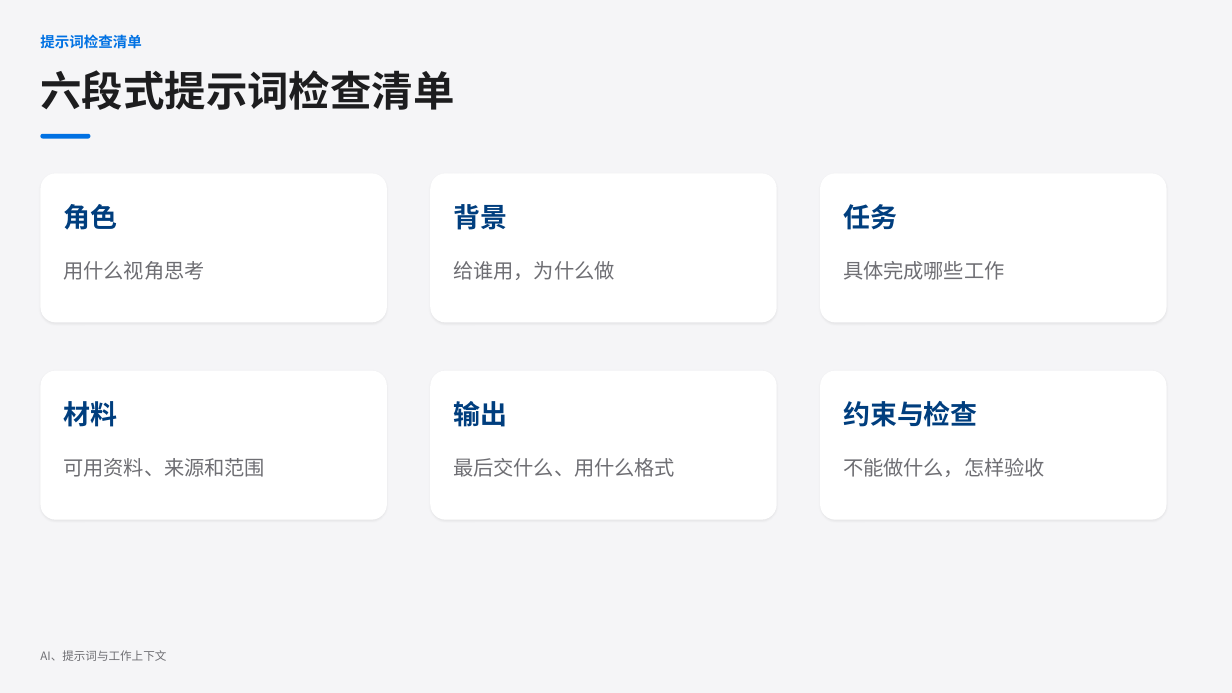
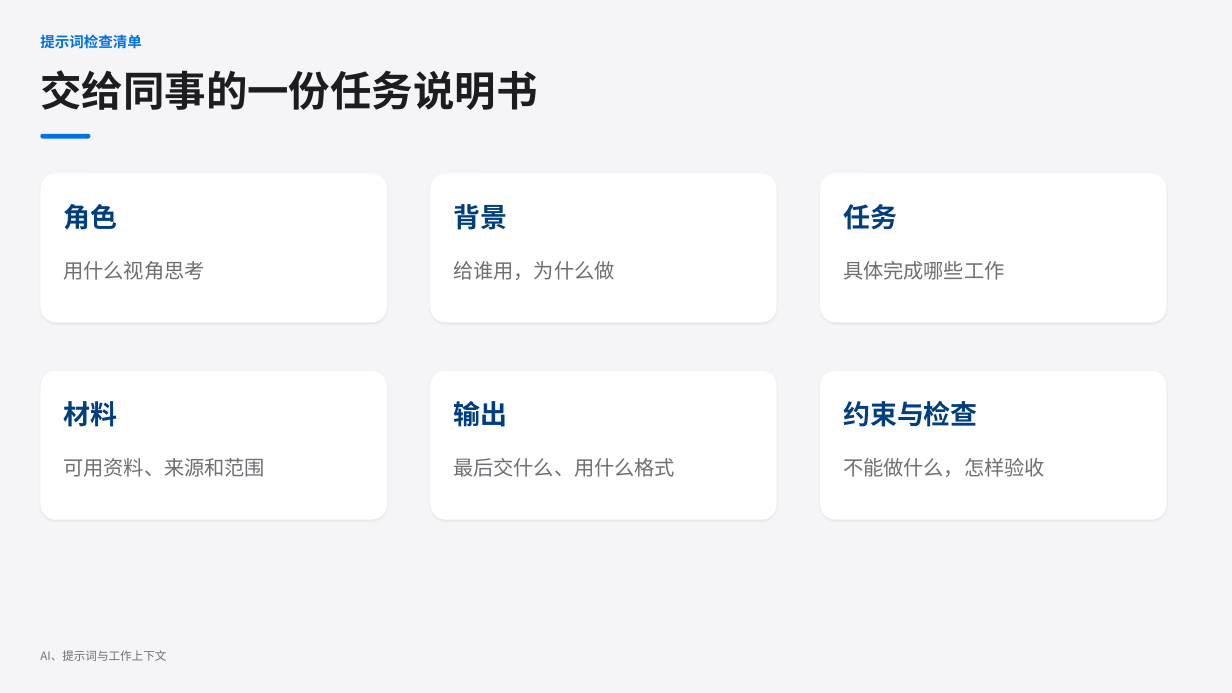
Before and after one commit to jihtsan/https-github.com-jihtsan-cz-night-learn-20261111, a slide deck: slide 10 of learn-02/第二课第一部分 - AI 如何接收和完成任务.pptx. Drawn at 1232x693 pixels with LibreOffice and Linux fonts; fonts in the diff are those of the drawing. Boxes give left, top, right and bottom in pixels: in the first picture for what was removed or moved away, otherwise in the second. Text is boxed around its words. In the diff, an @@ line names an element or a change of style, - is before the commit and + after.

Commit message:
用同事与办公场景串联第二课第一部分 (#19)

```diff
--- a/learn-02/第二课第一部分 - AI 如何接收和完成任务.pptx
+++ b/learn-02/第二课第一部分 - AI 如何接收和完成任务.pptx
@@ text at <box>40,70,537,110</box>: text changed @@
-六段式提示词检查清单
+交给同事的一份任务说明书
```
Also in this commit, not shown: 7 other slides changed, 1 slide added, 1 slide removed.
